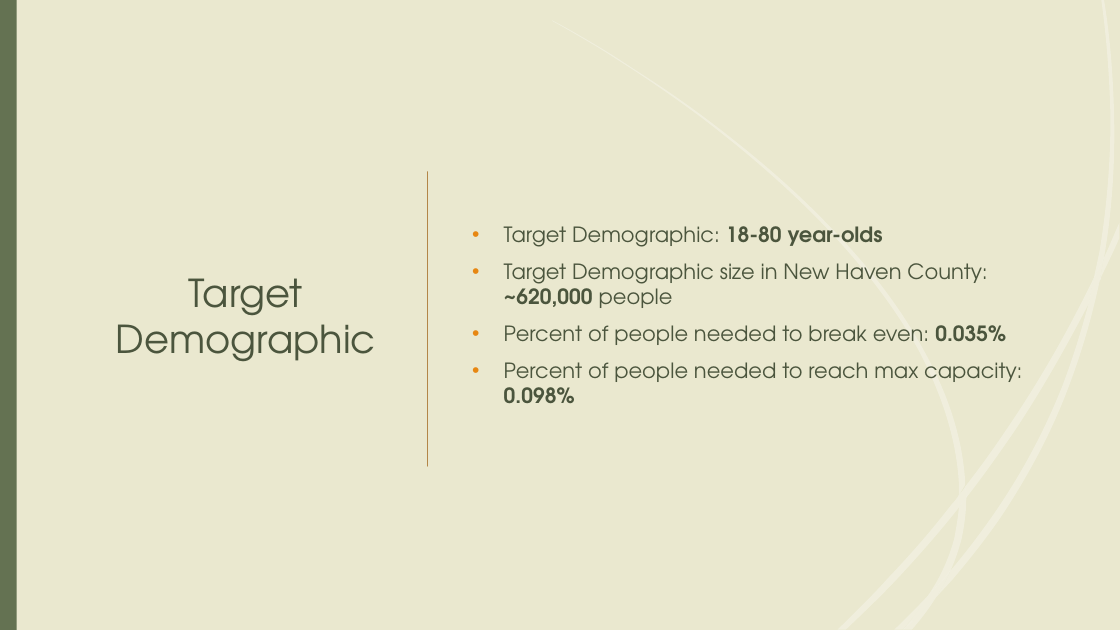
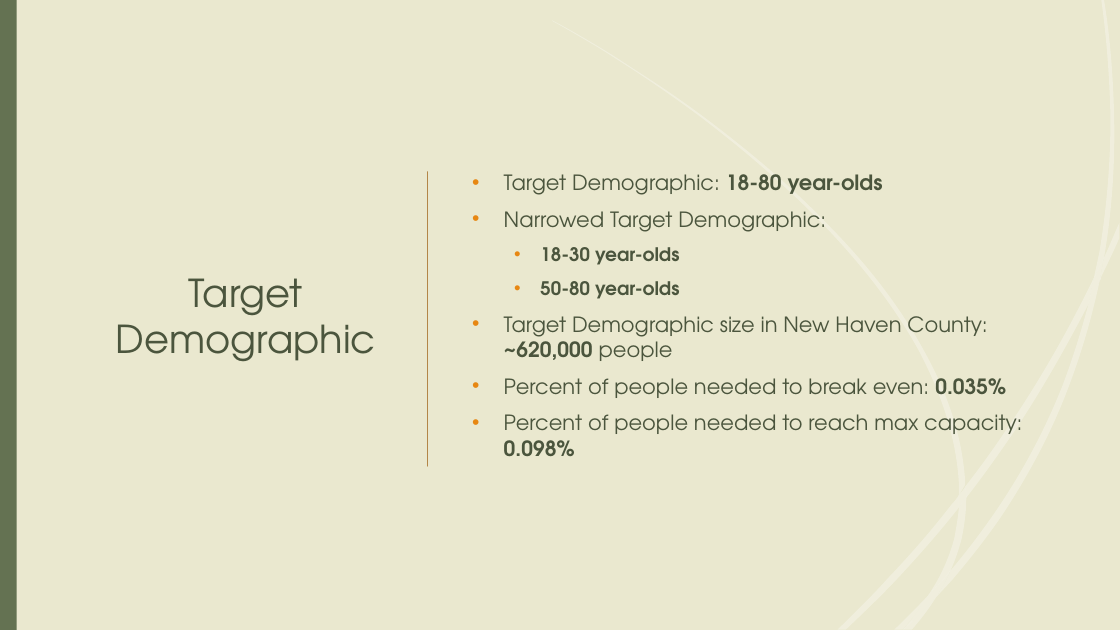
Before and after one commit to tieje/dogen, a slide deck: slide 18 of Presentation/SocialHub_FrancisT_06_23_2020.pptx. Drawn at 1120x630 pixels with LibreOffice and Linux fonts; fonts in the diff are those of the drawing. Boxes give left, top, right and bottom in pixels: in the first picture for what was removed or moved away, otherwise in the second. Text is boxed around its words. In the diff, an @@ line names an element or a change of style, - is before the commit and + after.

```diff
--- a/Presentation/SocialHub_FrancisT_06_23_2020.pptx
+++ b/Presentation/SocialHub_FrancisT_06_23_2020.pptx
@@ text at bbox=[504, 211, 826, 299]: paragraphs added @@
+• Narrowed Target Demographic:
+  • 18-30 year-olds
+  • 50-80 year-olds
```
Also in this commit, not shown: 3 other slides changed, 5 other files.
